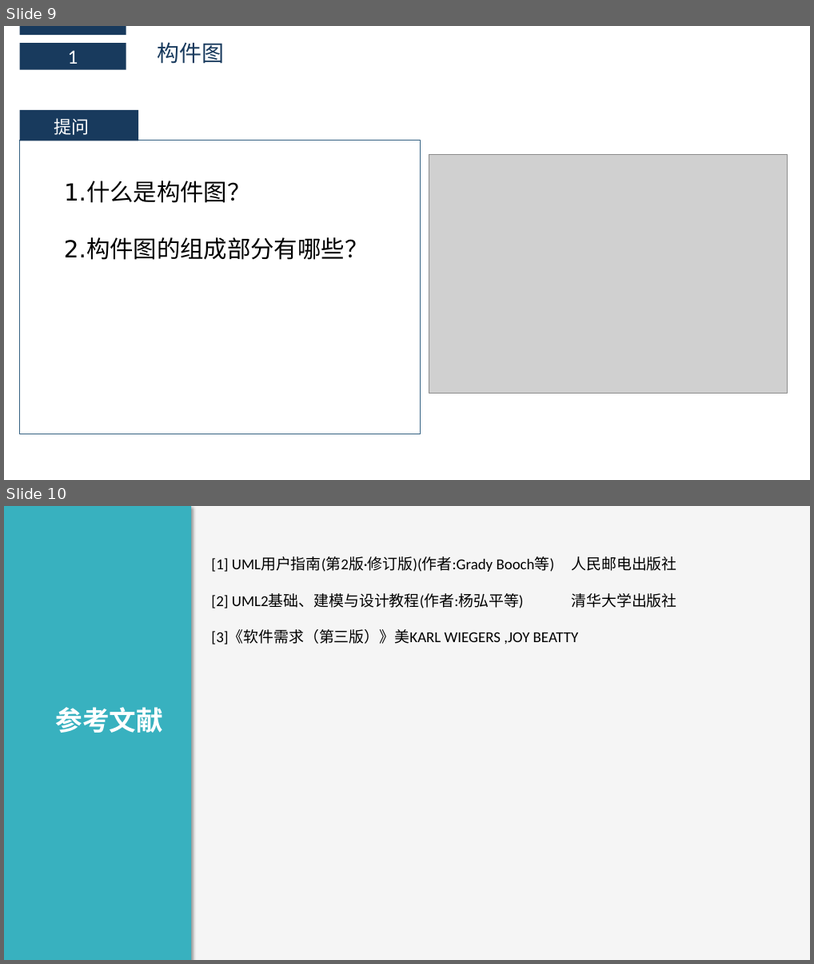
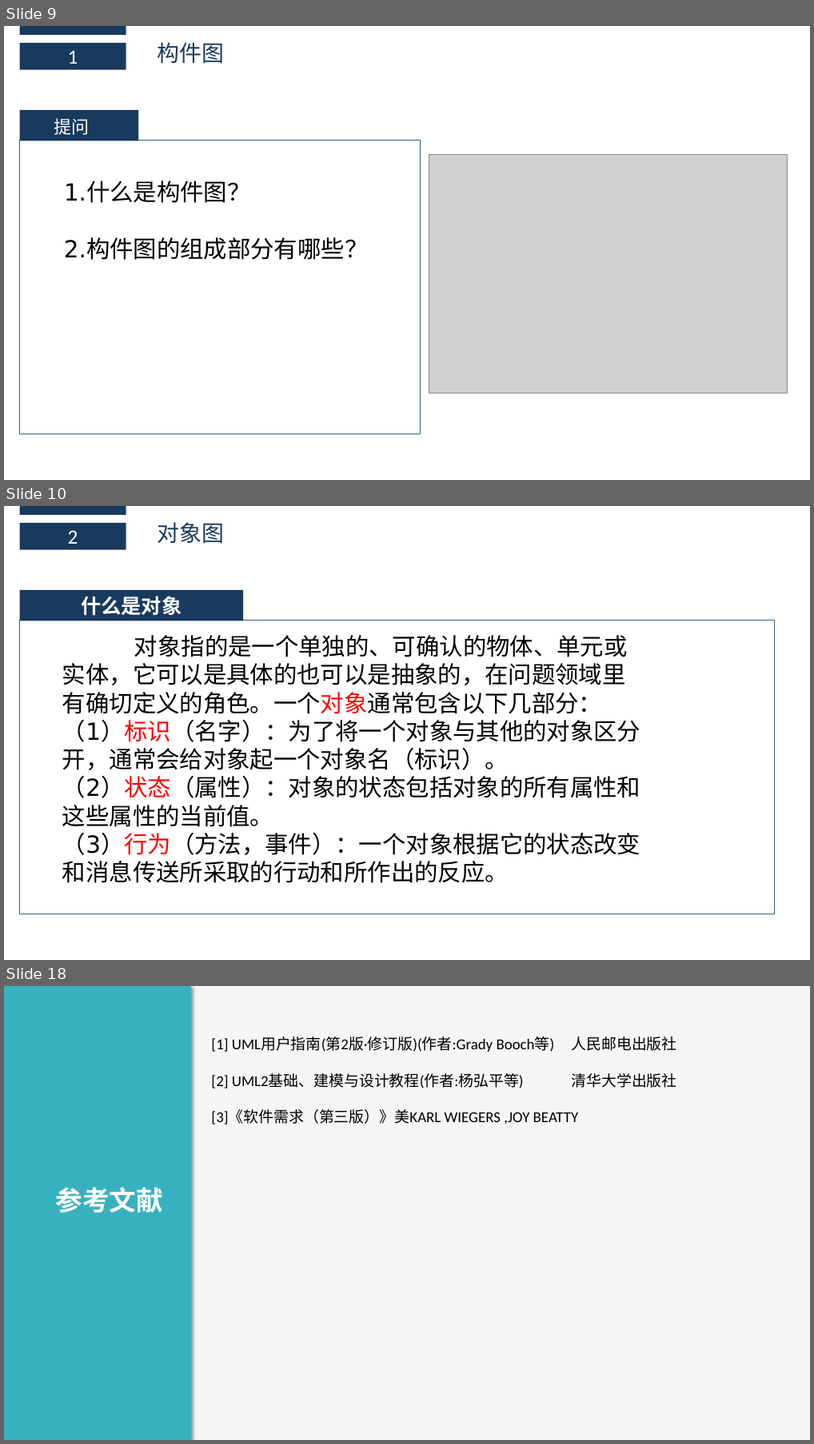
Before and after one commit to boboHh/AssistantTeaching, a slide deck: 非受控文档/06-公用/PRD2018-G11-UML基础3.pptx. Shown one above the other, each under a label of ours: slides 9 and 10 before the commit, slides 9, 10 and 18 after it; the slides between them are not shown. The pictures are 814x964 and 814x1444 pixels, drawn with LibreOffice and Linux fonts; fonts in the diff are those of the drawing; grey boxes stand for pictures. Boxes give left, top, right and bottom in pixels: in the first picture for what was removed or moved away, otherwise in the second. Text is boxed around its words. In the diff, an @@ line names an element or a change of style, - is before the commit and + after.

```diff
--- a/非受控文档/06-公用/PRD2018-G11-UML基础3.pptx
+++ b/非受控文档/06-公用/PRD2018-G11-UML基础3.pptx
@@ slide 10 added at bbox=[4, 506, 810, 960], background #FFFFFF @@
@@ rectangle added at bbox=[20, 506, 126, 515], fill #183A5D @@
@@ rectangle added at bbox=[20, 523, 126, 549], fill #183A5D, 24 pt, text #FFFFFF @@
+2
@@ text added at bbox=[158, 522, 225, 544], 26.6 pt, text #183A5D @@
+对象图
@@ rectangle added at bbox=[20, 590, 243, 621], fill #183A5D, 24 pt, text #FFFFFF, bold @@
+什么是对象
@@ rectangle added at bbox=[20, 620, 774, 914], outline #346182 1 pt @@
@@ text added at bbox=[62, 635, 641, 883], 28 pt, text #000000 @@
+对象指的是一个单独的、可确认的物体、单元或实体，它可以是具体的也可以是抽象的，在问题领域里有确切定义的角色。一个对象通常包含以下几部分：
+（1）标识（名字）：为了将一个对象与其他的对象区分开，通常会给对象起一个对象名（标识）。
+（2）状态（属性）：对象的状态包括对象的所有属性和这些属性的当前值。
+（3）行为（方法，事件）：一个对象根据它的状态改变和消息传送所采取的行动和所作出的反应。
@@ what was slide 10 is now slide 18 @@
```
Also in this commit, not shown: 7 other slides added.
